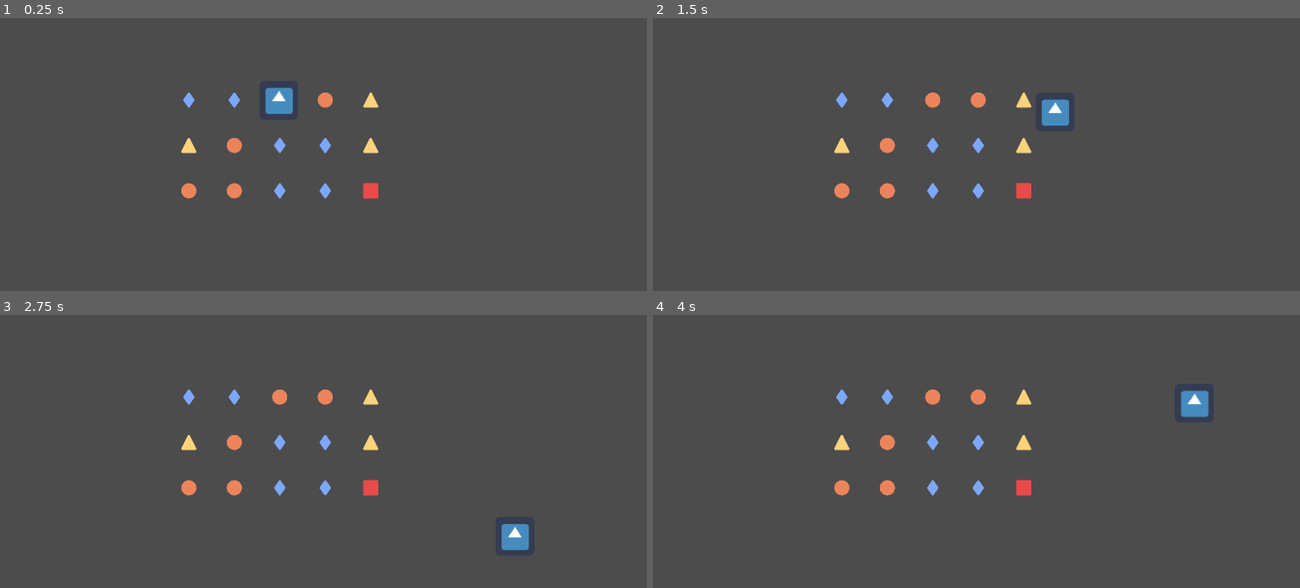
Above: before the commit, frames 1-4 (two rows, left to right).
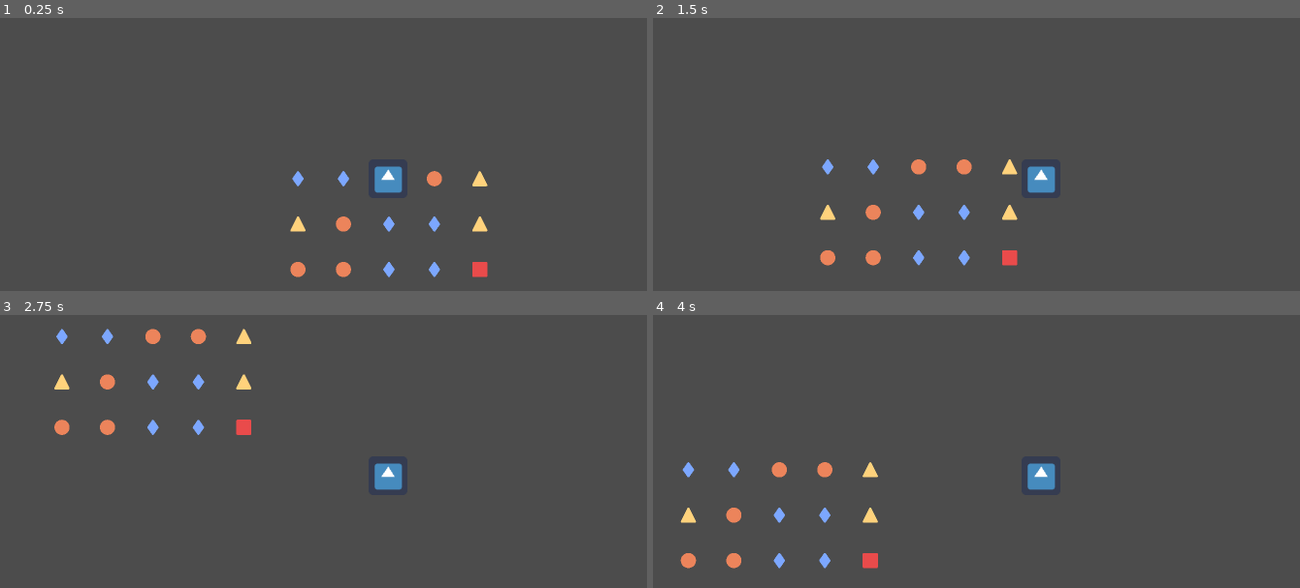
Above: after the commit, the same moments.

Repository: Andyroid0/project_Monster_mash
Game: Godot game, scene res://Assets/Scenes/Base_scene.tscn
Same seed, same stepped clock (60 frames per second), same inputs: the game is played once before the commit and once after it. The engine's default icon, where the game draws it, is replaced by a stand-in: a white triangle on a blue panel in a dark square.
Inputs:
- Up to frame 1 (0.25 s): no input
- Up to frame 2 (1.5 s): tap Enter at 0.5 s; hold D (Move_right) 0.53-1.28 s; hold S (Move_down) from 1.28 s (still down)
- Up to frame 3 (2.75 s): release S (Move_down) at 2.03 s; hold D (Move_right) from 2.03 s (still down)
- Up to frame 4 (4 s): release D (Move_right) at 2.78 s; hold W (Move_up) 2.78-3.53 s; hold A (Move_left) from 3.53 s (still down)

The runs differ from the first frame. In frame 1, 3.3% of the frame differs, in the area x 28-76%, y 25-96%; in frame 2, 3.5%, in the area x 25-65%, y 27-91%; in frame 3, 3.5%; in frame 4, 3.5%.

Commit message:
Revision

Diff:
--- /dev/null
+++ b/Monster_Mash/Assets/Scenes/Isometric_test.tscn
@@ -0,0 +1,39 @@
+[gd_scene load_steps=6 format=2]
+
+[ext_resource path="res://Assets/Sprites/PlaceHolders/center.png" type="Texture" id=1]
+[ext_resource path="res://Assets/Sprites/PlaceHolders/Front_corner.png" type="Texture" id=2]
+[ext_resource path="res://Assets/Sprites/PlaceHolders/Back_corner.png" type="Texture" id=3]
+[ext_resource path="res://Assets/Sprites/PlaceHolders/middle_edge.png" type="Texture" id=4]
+[ext_resource path="res://Assets/Sprites/PlaceHolders/center_light.png" type="Texture" id=5]
+
+[node name="Isometric_test" type="Node2D"]
+
+[node name="TileMap" type="TileMap" parent="."]
+position = Vector2( 511.499, 385.73 )
+mode = 1
+cell_size = Vector2( 79, 22 )
+cell_y_sort = true
+format = 1
+
+[node name="center_light" type="Sprite" parent="TileMap"]
+position = Vector2( 839.061, 50.8084 )
+texture = ExtResource( 5 )
+
+[node name="center4" type="Sprite" parent="TileMap"]
+position = Vector2( 396.7, -68.3254 )
+texture = ExtResource( 1 )
+
+[node name="Front_corner" type="Sprite" parent="TileMap"]
+position = Vector2( 842.507, 289.477 )
+texture = ExtResource( 2 )
+
+[node name="middle_edge" type="Sprite" parent="TileMap"]
+position = Vector2( 393.522, 170.496 )
+texture = ExtResource( 4 )
+
+[node name="Back_corner" type="Sprite" parent="TileMap"]
+position = Vector2( -49.2319, 51.8556 )
+texture = ExtResource( 3 )
+
+[node name="Camera2D" type="Camera2D" parent="."]
+anchor_mode = 0
--- a/Monster_Mash/Assets/Scenes/Player.tscn
+++ b/Monster_Mash/Assets/Scenes/Player.tscn
@@ -17,3 +17,4 @@
 texture = ExtResource( 2 )
 
 [node name="Camera2D" type="Camera2D" parent="."]
+current = true
--- a/Monster_Mash/project.godot
+++ b/Monster_Mash/project.godot
@@ -18,6 +18,7 @@
 config/name="Monster_Mash"
 run/main_scene="res://Assets/Scenes/Base_scene.tscn"
 boot_splash/image="res://Assets/Sprites/Splash/fairy_image.png"
+boot_splash/bg_color=Color( 0.247059, 0.231373, 0.301961, 1 )
 config/icon="res://Assets/Sprites/Icons/tooth_logo.png"
 config/windows_native_icon="res://Assets/Sprites/Icons/tooth_logo.ico"
 
Binary file added: Monster_Mash/Assets/Sprites/PlaceHolders/Back_corner.png
Not shown, added: Monster_Mash/Assets/Sprites/PlaceHolders/Back_corner.png.import
Binary file added: Monster_Mash/Assets/Sprites/PlaceHolders/Front_corner.png
Not shown, added: Monster_Mash/Assets/Sprites/PlaceHolders/Front_corner.png.import
Binary file added: Monster_Mash/Assets/Sprites/PlaceHolders/center.png
Not shown, added: Monster_Mash/Assets/Sprites/PlaceHolders/center.png.import
Binary file added: Monster_Mash/Assets/Sprites/PlaceHolders/center_light.png
Not shown, added: Monster_Mash/Assets/Sprites/PlaceHolders/center_light.png.import
Binary file added: Monster_Mash/Assets/Sprites/PlaceHolders/middle_edge.png
Not shown, added: Monster_Mash/Assets/Sprites/PlaceHolders/middle_edge.png.import
